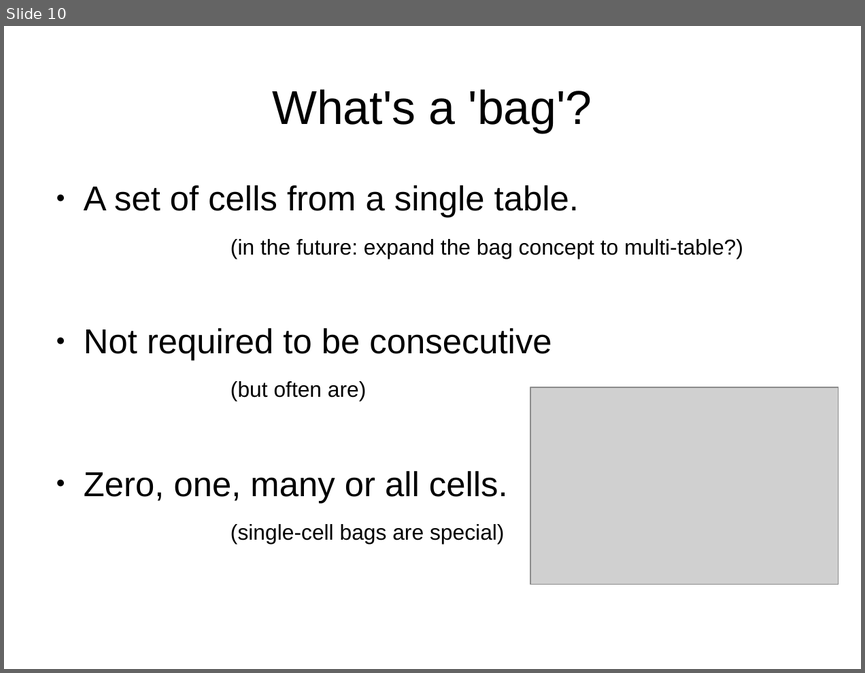
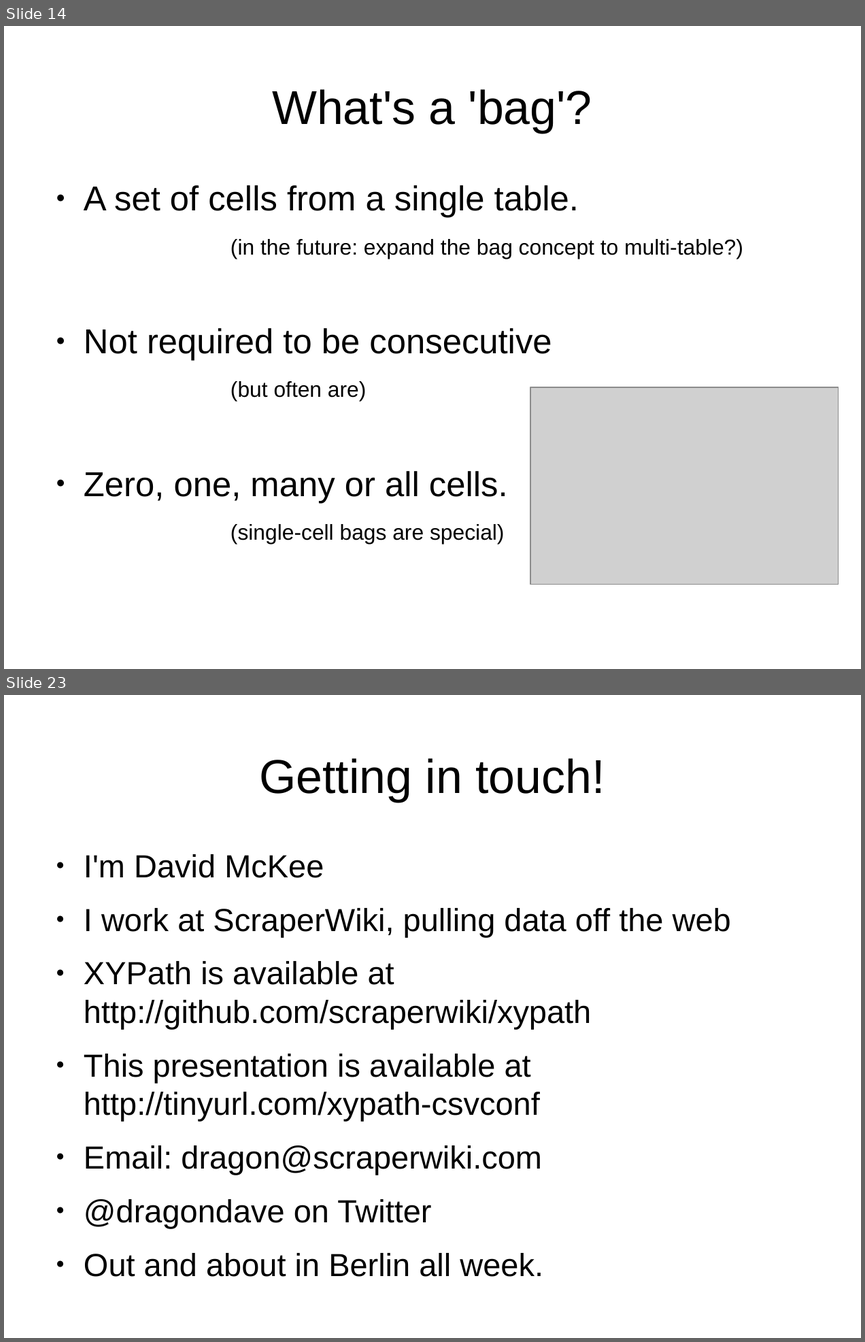
Before and after one commit to sensiblecodeio/xypath, a slide deck: presentation.odp. Shown one above the other, each under a label of ours: slide 10 before the commit, slides 14 and 23 after it; the slides between them are not shown. The pictures are 865x673 and 865x1342 pixels, drawn with LibreOffice and Linux fonts; fonts in the diff are those of the drawing; grey boxes stand for pictures. Boxes give left, top, right and bottom in pixels: in the first picture for what was removed or moved away, otherwise in the second. Text is boxed around its words. In the diff, an @@ line names an element or a change of style, - is before the commit and + after.

```diff
--- a/presentation.odp
+++ b/presentation.odp
@@ slide 23 added at bbox=[4, 695, 861, 1338], background #FFFFFF @@
@@ title added at bbox=[259, 758, 604, 802], 44 pt, text #000000 @@
+Getting in touch!
@@ text added at bbox=[84, 854, 731, 1276], 29.6 pt, text #000000 @@
+● I'm David McKee
+● I work at ScraperWiki, pulling data off the web
+● XYPath is available at http://github.com/scraperwiki/xypath
+● This presentation is available at http://tinyurl.com/xypath-csvconf
+● Email: dragon@scraperwiki.com
+● @dragondave on Twitter
+● Out and about in Berlin all week.
@@ what was slide 10 is now slide 14 @@
```
Also in this commit, not shown: 11 slides changed, 6 other slides added, 2 slides removed.
